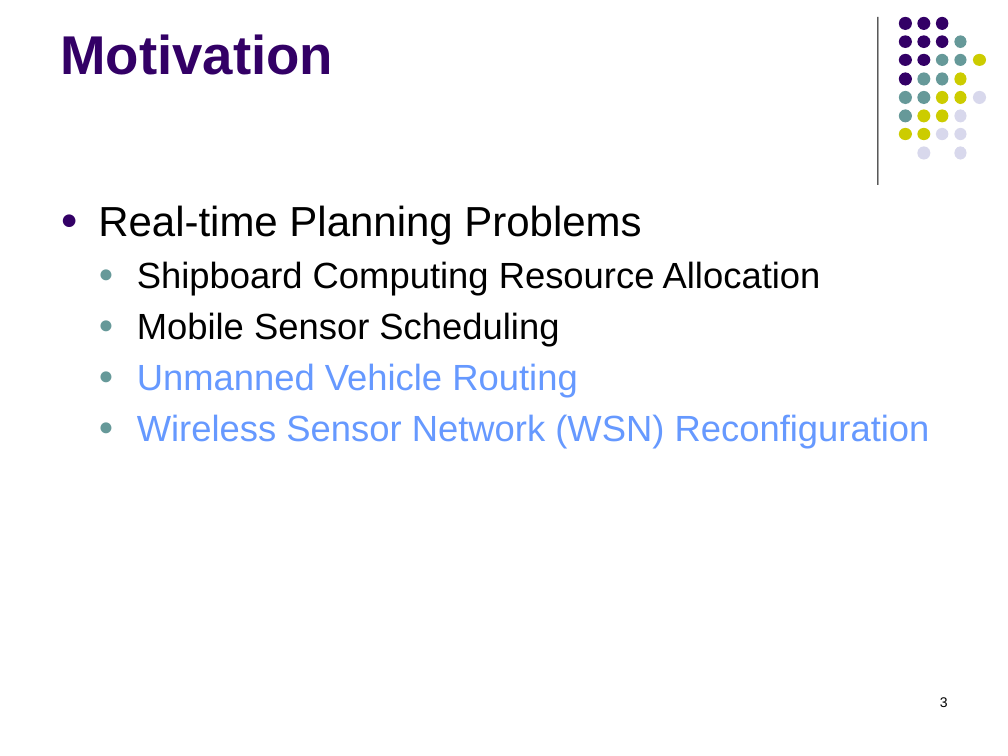
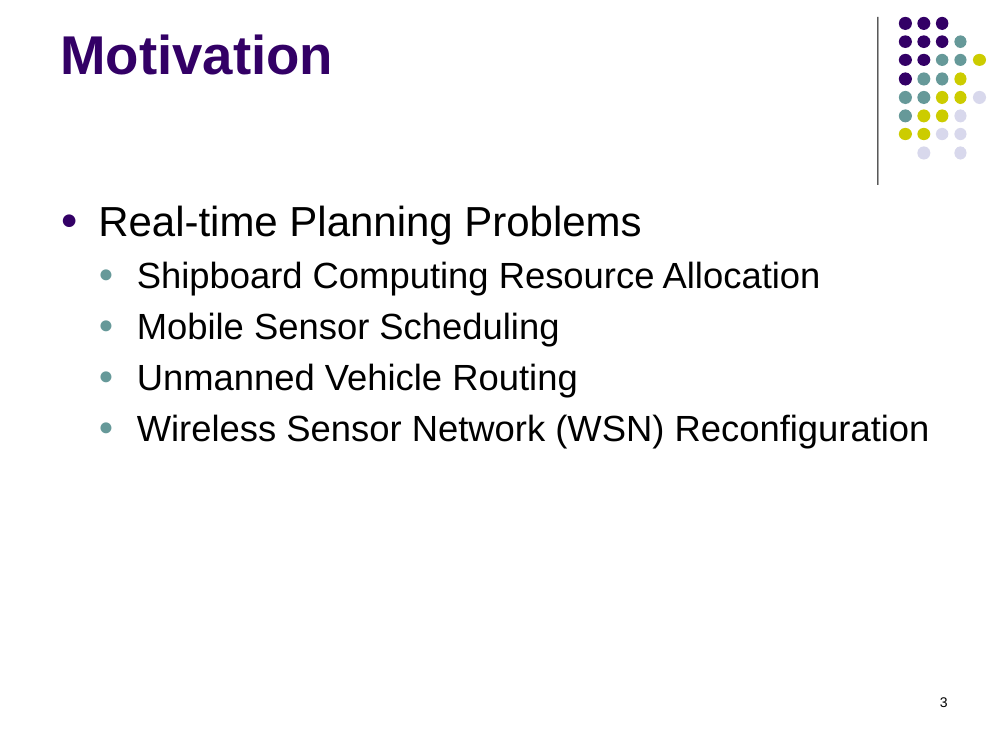
Before and after one commit to RobertHolderIII/dissertation, a slide deck: slide 3 of doc/defense-Dec2015.pptx. Drawn at 1008x756 pixels with LibreOffice and Linux fonts; fonts in the diff are those of the drawing. Boxes give left, top, right and bottom in pixels: in the first picture for what was removed or moved away, otherwise in the second. Text is boxed around its words. In the diff, an @@ line names an element or a change of style, - is before the commit and + after.

```diff
--- a/doc/defense-Dec2015.pptx
+++ b/doc/defense-Dec2015.pptx
@@ text at <box>137,363,930,448</box>: text colour #6699FF to #000000 in "Unmanned Vehicle Routing", "Wireless Sensor Network (WSN) Reconfiguration" @@
```
Also in this commit, not shown: 4 other slides changed, 11 slides added, 4 slides removed, 1 other file.
